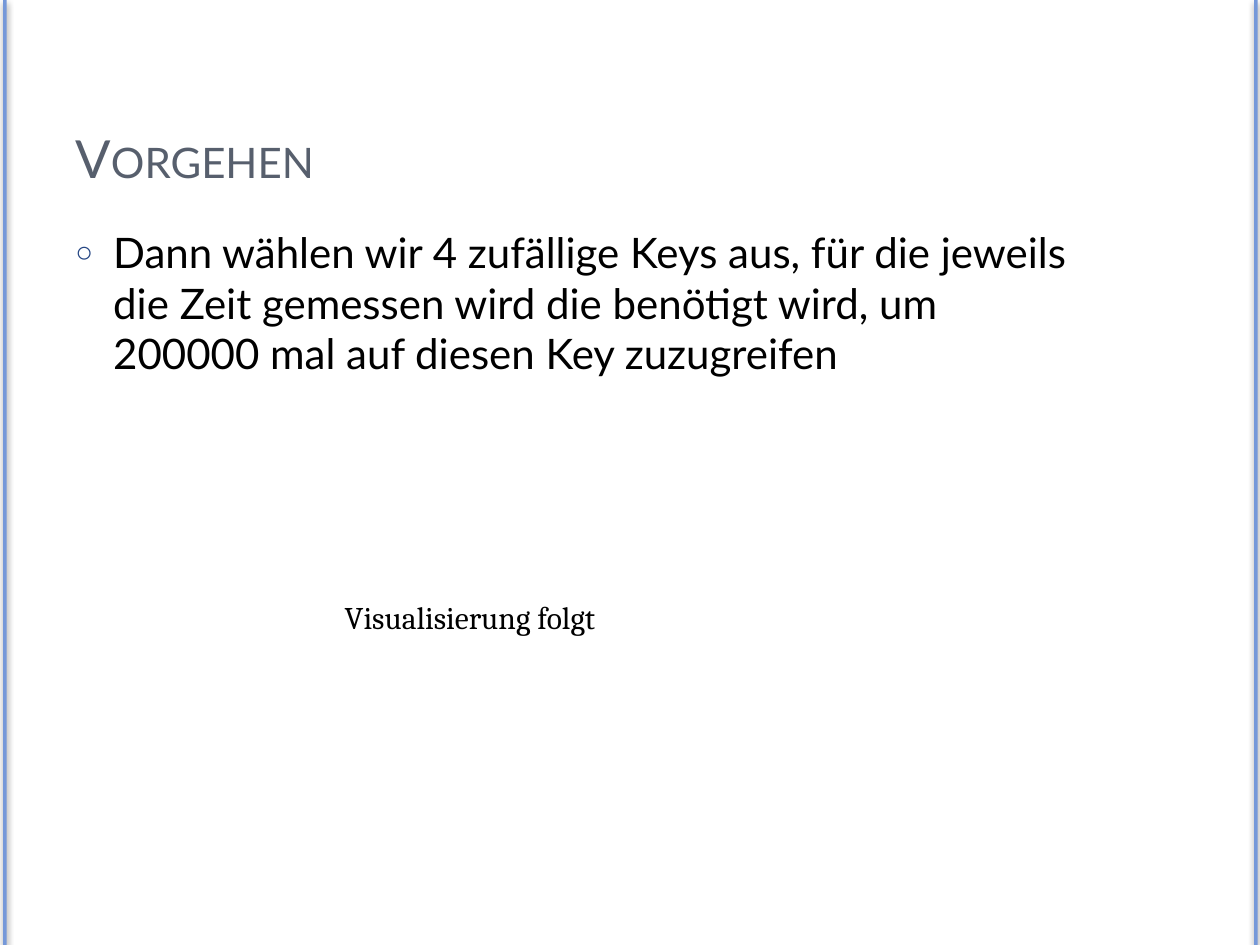
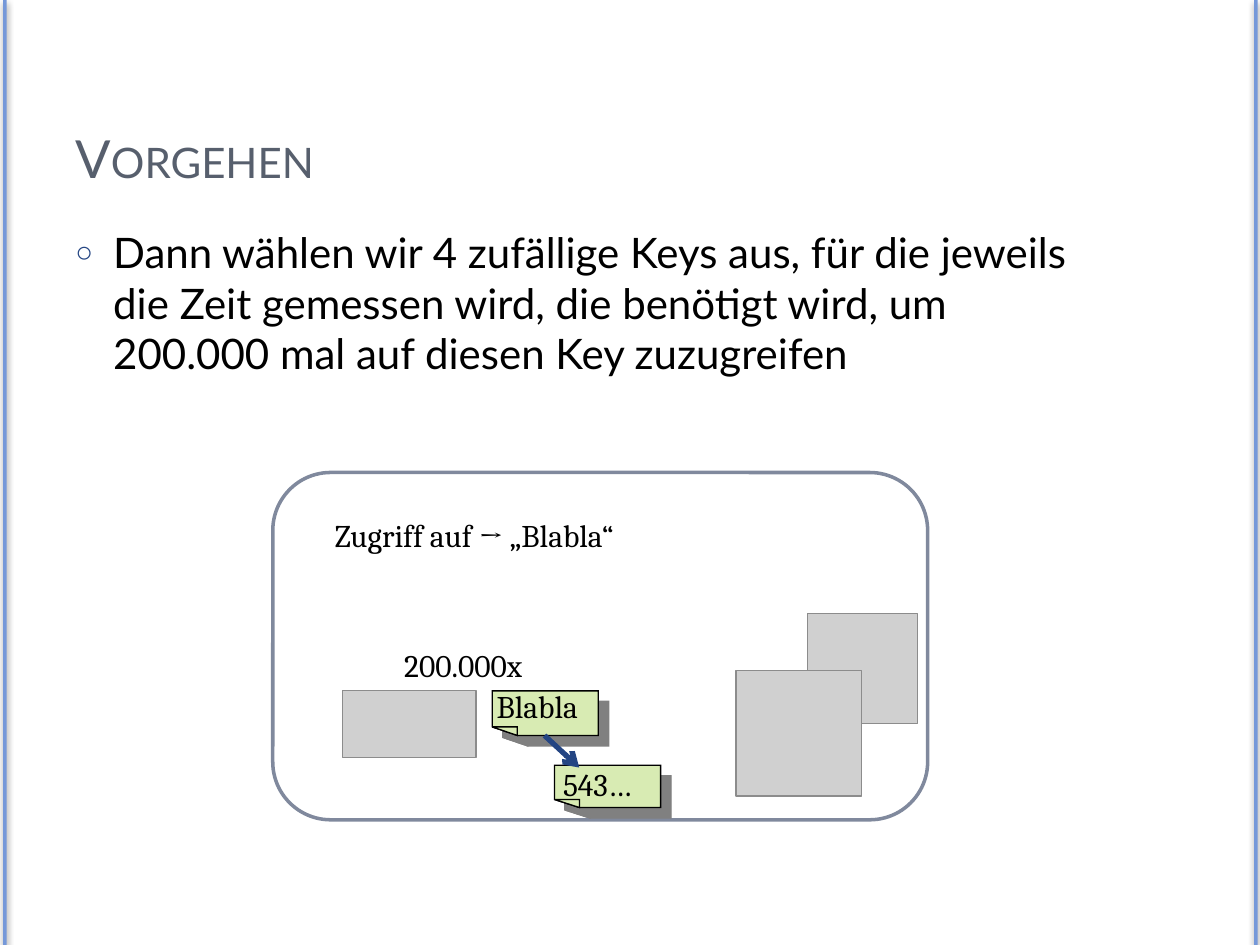
Before and after one commit to Exa-THM/HashTesting, a slide deck: slide 8 of Presentation/exa-hashes.pptx. Drawn at 1260x945 pixels with LibreOffice and Linux fonts; fonts in the diff are those of the drawing; grey boxes stand for pictures. Boxes give left, top, right and bottom in pixels: in the first picture for what was removed or moved away, otherwise in the second. Text is boxed around its words. In the diff, an @@ line names an element or a change of style, - is before the commit and + after.

```diff
--- a/Presentation/exa-hashes.pptx
+++ b/Presentation/exa-hashes.pptx
@@ text at <box>113,237,1066,377</box>: text changed @@
-○ Dann wählen wir 4 zufällige Keys aus, für die jeweils die Zeit gemessen wird die benötigt wird, um 200000 mal auf diesen Key zuzugreifen
+○ Dann wählen wir 4 zufällige Keys aus, für die jeweils die Zeit gemessen wird, die benötigt wird, um 200.000 mal auf diesen Key zuzugreifen
@@ rounded rectangle added at <box>273,472,929,820</box>, outline #818A9E 2 pt @@
@@ text added at <box>335,524,614,554</box>, 18 pt, text #000000 @@
+Zugriff auf → „Blabla“
@@ text removed at <box>345,606,595,636</box> @@
-Visualisierung folgt
@@ picture added at <box>808,614,919,724</box> @@
@@ text added at <box>404,656,522,678</box>, 18 pt, text #000000 @@
+200.000x
@@ text added at <box>497,689,578,719</box>, 18 pt, text #000000 @@
+Blabla
@@ picture added at <box>736,670,862,796</box> @@
@@ picture added at <box>343,690,476,757</box> @@
@@ freeform shape added at <box>491,690,597,735</box>, fill #D8EBB3, outline #000000 0.75 pt @@
@@ arrow added from (544, 736) to (580, 767), #244583 3 pt @@
@@ freeform shape added at <box>554,765,660,808</box>, fill #D8EBB3, outline #000000 0.75 pt @@
@@ text added at <box>563,774,632,804</box>, 18 pt, text #000000 @@
+543…
```
Also in this commit, not shown: 11 other slides changed, 1 other file.
